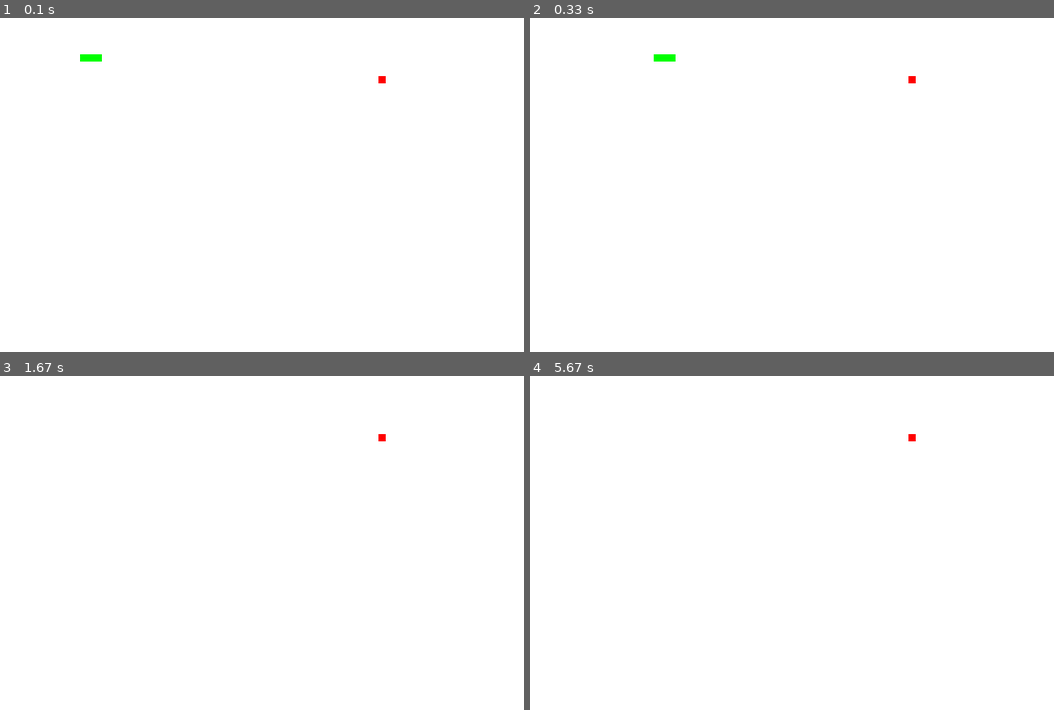
Above: before the commit, frames 1-4 (two rows, left to right).
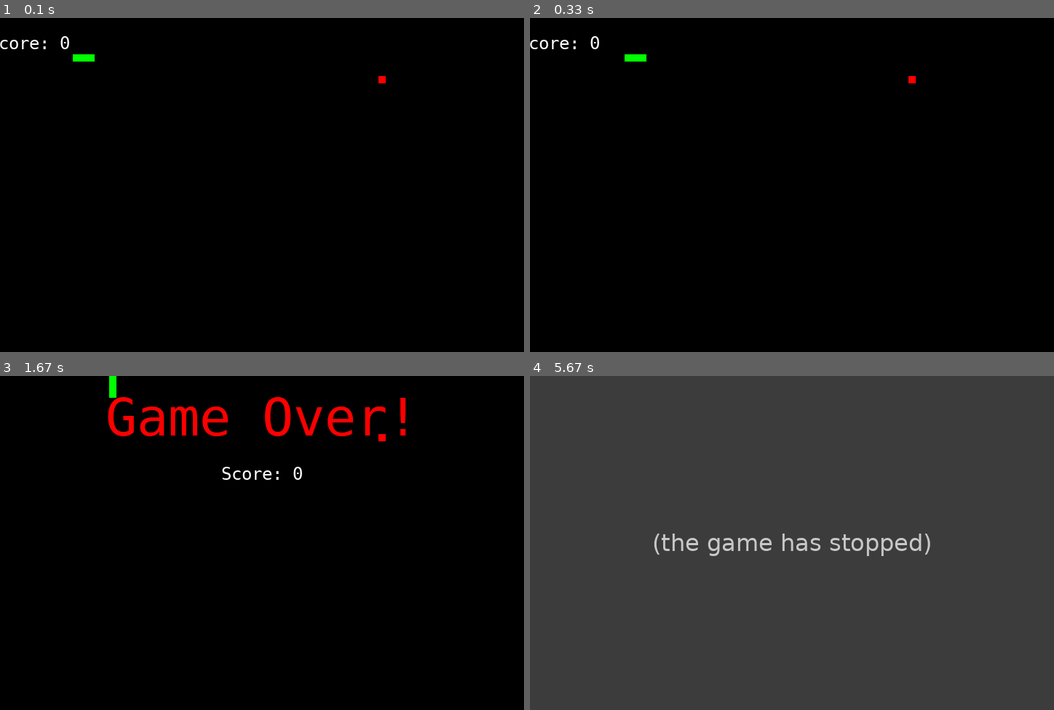
Above: after the commit, the same moments.

Repository: MersenneInteger/code_dump
Game: pygame game, started from pygame/snake/snakeGame.py
Two runs of this game, one before a commit and one after it. Both use one fixed random seed, a clock stepped at 60 frames per second and the inputs below.
Inputs:
- Up to frame 1 (0.1 s): no input
- Up to frame 2 (0.33 s): no input
- Up to frame 3 (1.67 s): tap W at 0.33 s
- Up to frame 4 (5.67 s): no input

The runs differ from the first frame. In frame 1, 100% of the frame differs, in the area x 0-100%, y 0-100%; in frame 2, 100%; in frame 3, 100%; in frame 4, 100%.
After the commit the program exited at 5.6 s; later frames show no game.

Commit message:
added score

Diff:
--- a/pygame/snake/snakeGame.py
+++ b/pygame/snake/snakeGame.py
@@ -12,8 +12,10 @@
 pygame.display.set_caption('Snake')
 x = 0
 y = 1
+score = 0
+fpsController = pygame.time.Clock()
+fpsTick = 15
 
-fpsController = pygame.time.Clock()
 #colors
 #Color take R,G,B param
 red = pygame.Color(255, 0, 0)
@@ -22,14 +24,14 @@
 white = pygame.Color(255, 255, 255)
 brown = pygame.Color(178, 34, 34)
 
-#
+#game objects
 snakePos = [100, 50]
 snakeBody = [[100,50],[90,50],[80,50]]
 foodPos = [random.randrange(1, 72)*10, random.randrange(1,46)*10]
 foodSpawn = True
 
 direction = 'RIGHT'
-changeDirection = direction
+newDirection = direction
 
 #game over function
 def gameOver():
@@ -40,14 +42,24 @@
     gameOverLanding = gameOverDisplay.get_rect()
     gameOverLanding.midtop = (360, 15)
     gameDisplay.blit(gameOverDisplay, gameOverLanding)
+    showScore(360, 120)
     pygame.display.flip()
     time.sleep(5)
     pygame.quit()
     sys.exit()
 
-#main
+#show score
+def showScore(xPos, yPos):
 
-while 1:
+    scoreFont = pygame.font.SysFont('monaco', 24)
+    scoreSurface = scoreFont.render('Score: {}'.format(score), True, white)
+    scoreLanding = scoreSurface.get_rect()
+    scoreLanding.midtop = (xPos, yPos)
+    gameDisplay.blit(scoreSurface, scoreLanding)
+
+def getKBInput():
+
+    global newDirection
 
     for event in pygame.event.get():
         if event.type == pygame.QUIT:
@@ -55,26 +67,29 @@
             sys.exit()
         elif event.type == pygame.KEYDOWN:
             if event.key == pygame.K_RIGHT or event.key == ord('d'):
-                changeDirection = 'RIGHT'
+                newDirection = 'RIGHT'
             if event.key == pygame.K_LEFT or event.key == ord('a'):
-                changeDirection = 'LEFT'
+                newDirection = 'LEFT'
             if event.key == pygame.K_UP or event.key == ord('w'):
-                changeDirection = 'UP'
+                newDirection = 'UP'
             if event.key == pygame.K_DOWN or event.key == ord('s'):
-                changeDirection = 'DOWN'
+                newDirection = 'DOWN'
             if event.key == pygame.K_ESCAPE:
                 pygame.event.post(pygame.event.Event(pygame.QUIT))
 
+def changeDirection():
+
+    global direction, newDirection, snakePos, x, y
+
     #validate direction
-    if changeDirection == 'RIGHT' and not direction == 'LEFT':
+    if newDirection == 'RIGHT' and not direction == 'LEFT':
         direction = 'RIGHT'
-    if changeDirection == 'LEFT' and not direction == 'RIGHT':
+    if newDirection == 'LEFT' and not direction == 'RIGHT':
         direction = 'LEFT'
-    if changeDirection == 'UP' and not direction == 'DOWN':
+    if newDirection == 'UP' and not direction == 'DOWN':
         direction = 'UP'
-    if changeDirection == 'DOWN' and not direction == 'UP':
+    if newDirection == 'DOWN' and not direction == 'UP':
         direction = 'DOWN'
-
     #change direction
     if direction == 'RIGHT':
         snakePos[x] += 10
@@ -85,19 +100,41 @@
     if direction == 'DOWN':
         snakePos[y] += 10
 
+def changeSnakePos():
+
+    global snakePos, snakeBody, foodPos, foodSpawn, score, fpsTick, x, y
+
     #snake body
     snakeBody.insert(x, list(snakePos))
     if snakePos[x] == foodPos[x] and snakePos[y] == foodPos[y]:
         foodSpawn = False
+        score += 10
+        fpsTick += 1
     else:
         snakeBody.pop()
     if not foodSpawn:
-        foodPos = [random.randrange(1, 72)*10, random.randrange(1,46)*10]
+        foodPos = [random.randrange(1, 70)*10, random.randrange(1,44)*10]
     foodSpawn = True
 
-    gameDisplay.fill(white)
     for pos in snakeBody:
         pygame.draw.rect(gameDisplay,green,pygame.Rect(pos[x],pos[y],10,10))
     pygame.draw.rect(gameDisplay,red,pygame.Rect(foodPos[x],foodPos[y],10,10))
+    if snakePos[x] >= 720 or snakePos[x] <= 0:
+        gameOver()
+    if snakePos[y] >= 460 or snakePos[y] <= 0:
+        gameOver()
+
+    for pos in snakeBody[y:]:
+        if snakePos[x] == pos and snakePos[y] == pos:
+            gameOver()
+
+#main
+while 1:
+
+    gameDisplay.fill(black)
+    getKBInput()
+    changeDirection()
+    changeSnakePos()
+    showScore(40, 20)
     pygame.display.flip()
-    fpsController.tick(25)
+    fpsController.tick(fpsTick)
